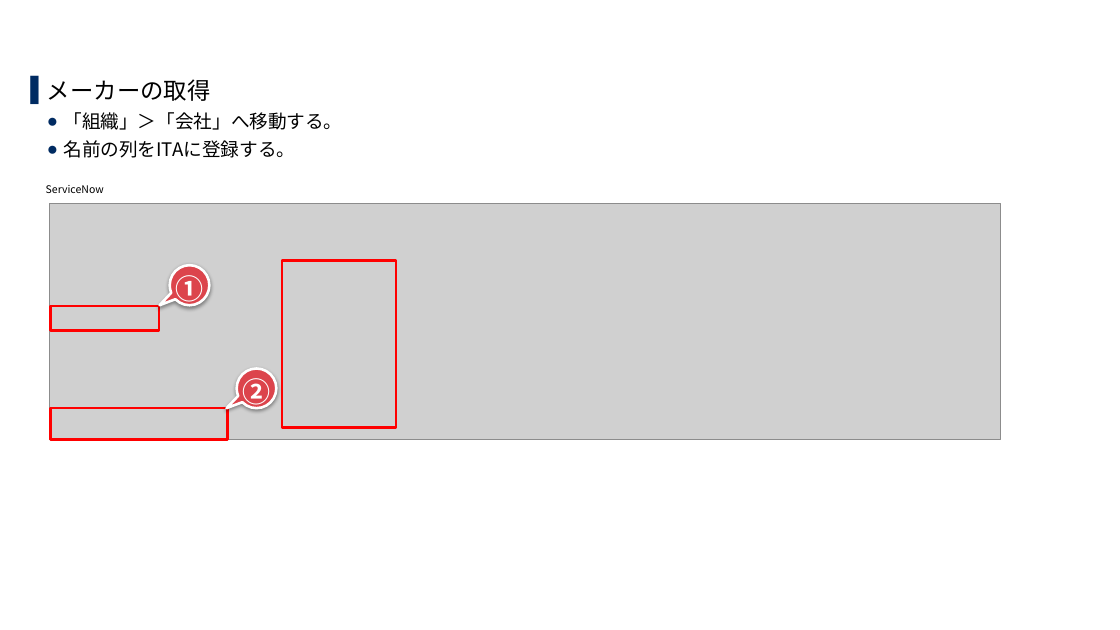
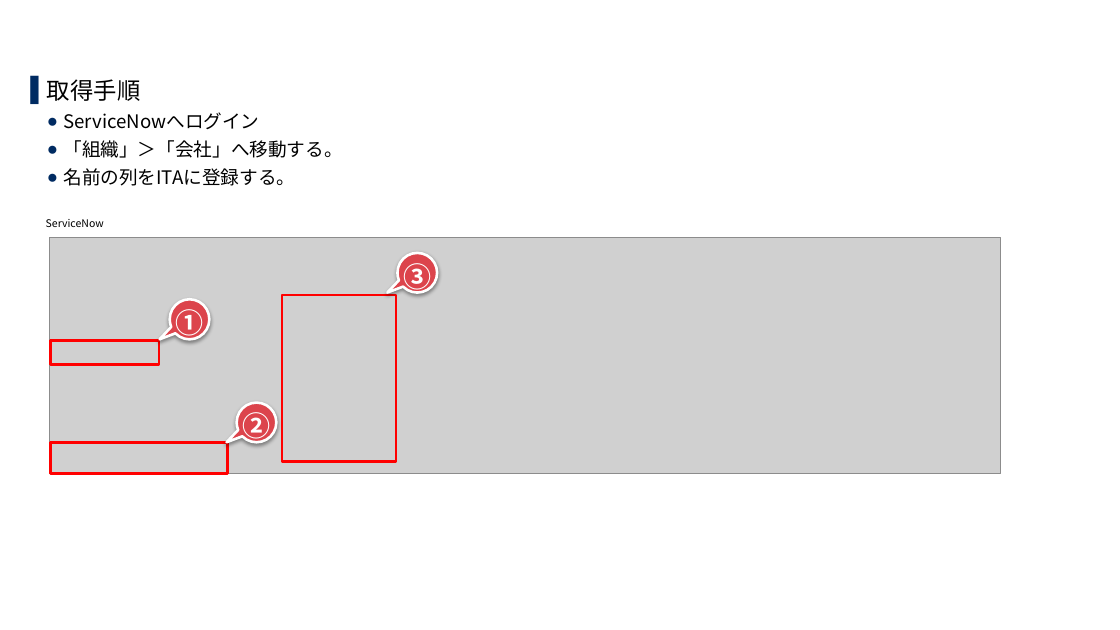
Before and after one commit to exastro-suite/SettingSamples-ServiceNow, a slide deck: slide 47 of docs/setting-samples-servicenow-install_ja.pptx (slide 60 before the commit). Drawn at 1120x630 pixels with LibreOffice and Linux fonts; fonts in the diff are those of the drawing; grey boxes stand for pictures; background and template pictures are left out. Boxes give left, top, right and bottom in pixels: in the first picture for what was removed or moved away, otherwise in the second. Text is boxed around its words. In the diff, an @@ line names an element or a change of style, - is before the commit and + after.

```diff
--- a/docs/setting-samples-servicenow-install_ja.pptx
+++ b/docs/setting-samples-servicenow-install_ja.pptx
@@ text at [47,79,259,129]: text changed; size 20 to 16 pt @@
-▌ メーカーの取得
+▌ 取得手順
+  ● ServiceNowへログイン
@@ speech bubble added at [397,253,437,292], fill #DC444C, outline #FFFFFF 2.25 pt, 24 pt, text #FFFFFF, bold @@
+③
@@ 3 rectangles, 2 speech bubbles, 1 picture, 1 text: place and size @@
-3 rectangles, 2 speech bubbles, 1 picture, 1 text at [46,185,1001,440]
+3 rectangles, 2 speech bubbles, 1 picture, 1 text at [46,219,1001,474]
```
Also in this commit, not shown: 19 other slides changed, 30 slides added, 42 slides removed, 1 other file.
